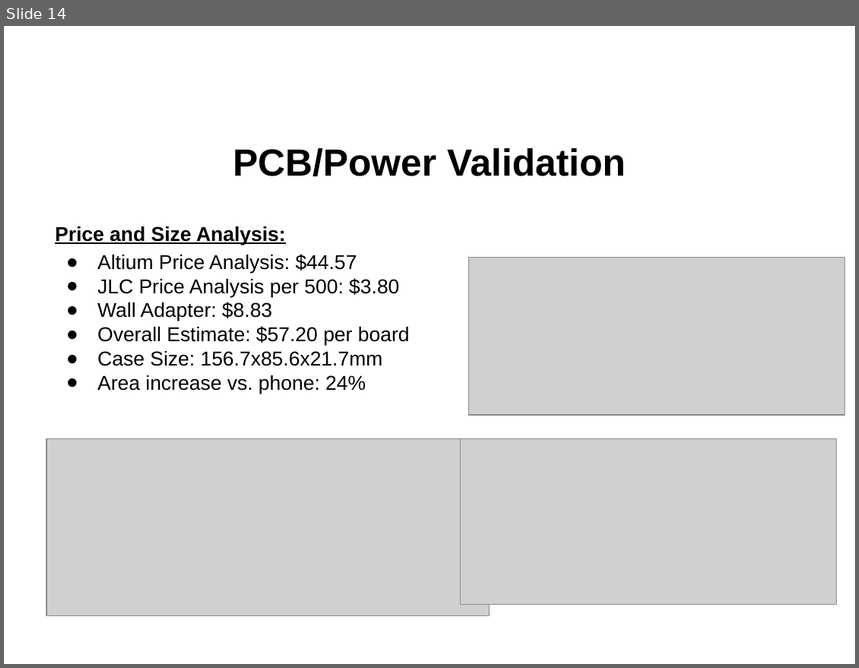
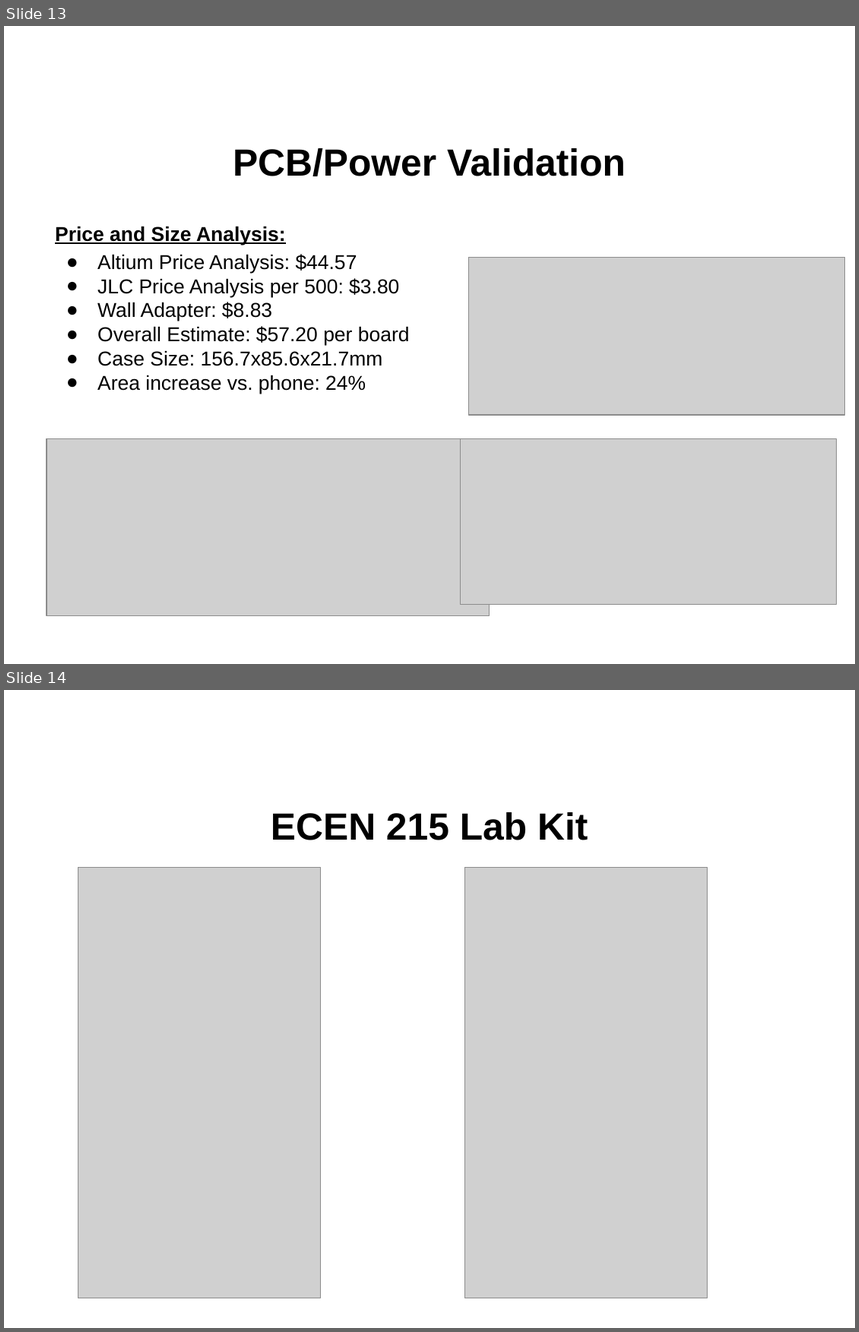
Before and after one commit to l-diazsantini/ECEN215LabKit, a slide deck: Documents/ECEN 404/Virtual Project Showcase.pptx. Shown one above the other, each under a label of ours: slide 14 before the commit, slides 13 and 14 after it. The pictures are 859x668 and 859x1332 pixels, drawn with LibreOffice and Linux fonts; fonts in the diff are those of the drawing; grey boxes stand for pictures; background and template pictures are left out. Boxes give left, top, right and bottom in pixels: in the first picture for what was removed or moved away, otherwise in the second. Text is boxed around its words. In the diff, an @@ line names an element or a change of style, - is before the commit and + after.

```diff
--- a/Documents/ECEN 404/Virtual Project Showcase.pptx
+++ b/Documents/ECEN 404/Virtual Project Showcase.pptx
@@ slide 14 added at (x1=4, y1=690, x2=855, y2=1328), background picture (left out) @@
@@ title added at (x1=271, y1=812, x2=588, y2=840), 32 pt, text #000000, bold @@
+ECEN 215 Lab Kit
@@ picture added at (x1=78, y1=867, x2=321, y2=1299) @@
@@ picture added at (x1=465, y1=867, x2=708, y2=1299) @@
@@ what was slide 14 is now slide 13 @@
```
Also in this commit, not shown: 2 slides changed, 10 other slides added, 10 slides removed.
